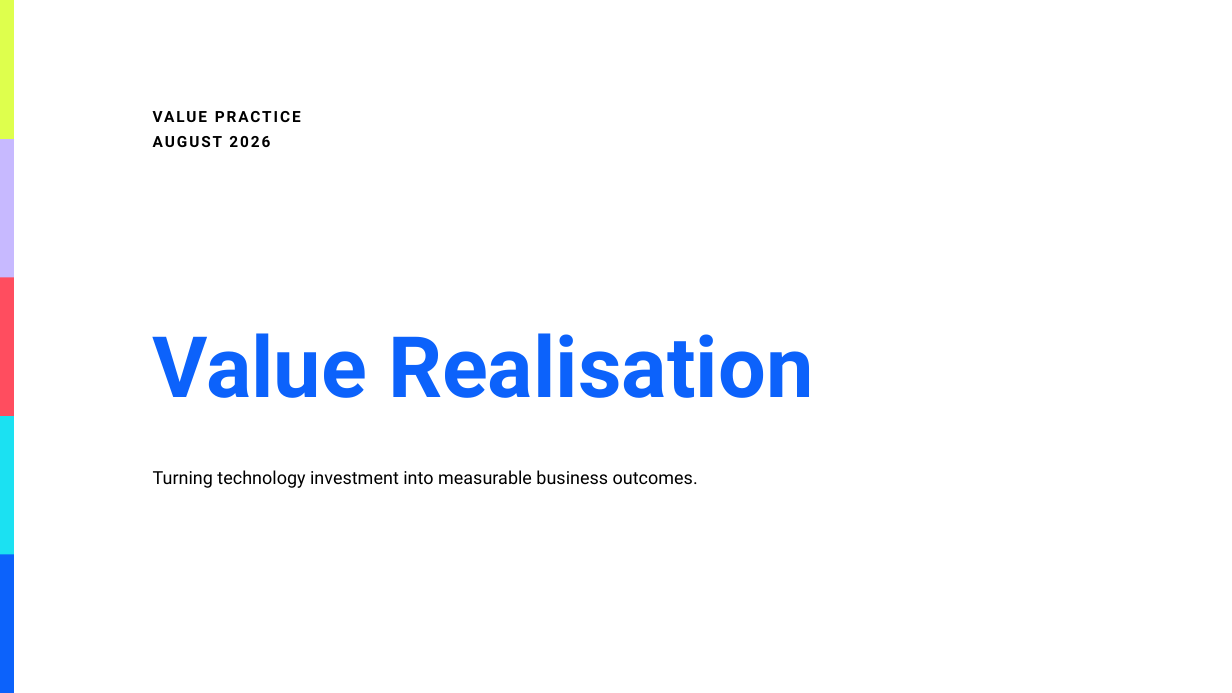
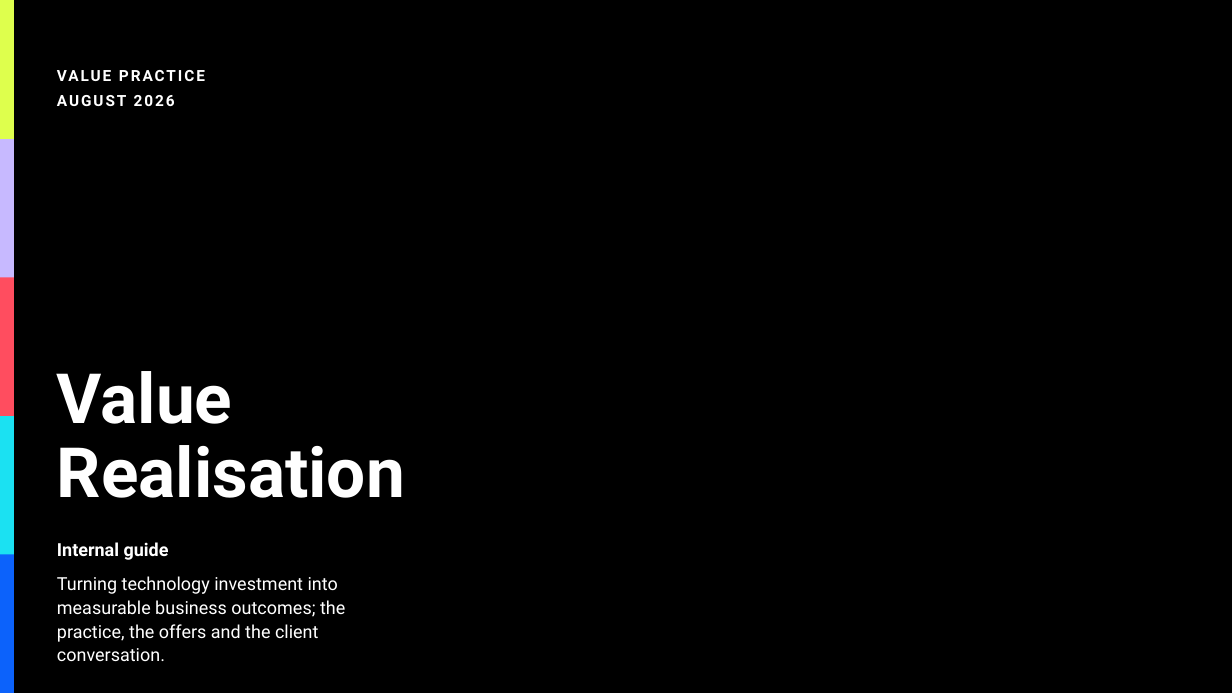
Before and after one commit to leewainescott-debug/anthropic-claude-code, a slide deck: slide 1 of value-practice-gtm/Value_Realisation_Internal_Deck.pptx. Drawn at 1232x693 pixels with LibreOffice and Linux fonts; fonts in the diff are those of the drawing; background and template pictures are left out. Boxes give left, top, right and bottom in pixels: in the first picture for what was removed or moved away, otherwise in the second. Text is boxed around its words. In the diff, an @@ line names an element or a change of style, - is before the commit and + after.

```diff
--- a/value-practice-gtm/Value_Realisation_Internal_Deck.pptx
+++ b/value-practice-gtm/Value_Realisation_Internal_Deck.pptx
@@ background #FFFFFF to picture (left out) @@
@@ text "VALUE PRACTICE": place and size @@
-text "VALUE PRACTICE" at [152, 98, 984, 133]
+text "VALUE PRACTICE" at [57, 57, 415, 92]
@@ text "VALUE PRACTICE" at [57, 57, 415, 92]: text colour #000000 to #FFFFFF @@
@@ text "AUGUST 2026" at [57, 95, 175, 106]: text colour #000000 to #FFFFFF @@
@@ text "AUGUST 2026": place and size @@
-text "AUGUST 2026" at [153, 136, 270, 147]
+text "AUGUST 2026" at [57, 95, 175, 106]
@@ title "Value Realisation": place and size @@
-title "Value Realisation" at [153, 333, 813, 398]
+title "Value Realisation" at [57, 371, 405, 498]
@@ title "Value Realisation" at [57, 371, 405, 498]: size 66 to 54 pt, text colour #0C62FB to #FFFFFF @@
@@ subtitle added at [57, 542, 169, 560], 14 pt, text #FFFFFF, bold @@
+Internal guide
@@ text at [57, 576, 345, 642]: text changed; text colour #000000 to #FFFFFF @@
-Turning technology investment into measurable business outcomes.
+Turning technology investment into measurable business outcomes; the practice, the offers and the client conversation.
```
Also in this commit, not shown: 1 other slide changed, 9 slides added, 8 slides removed, 1 other file.
